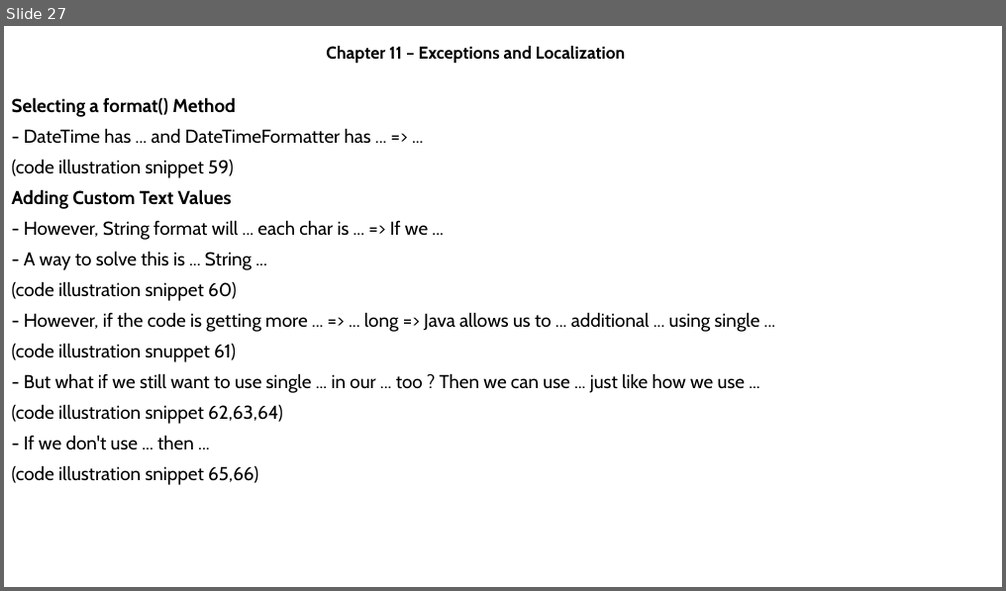
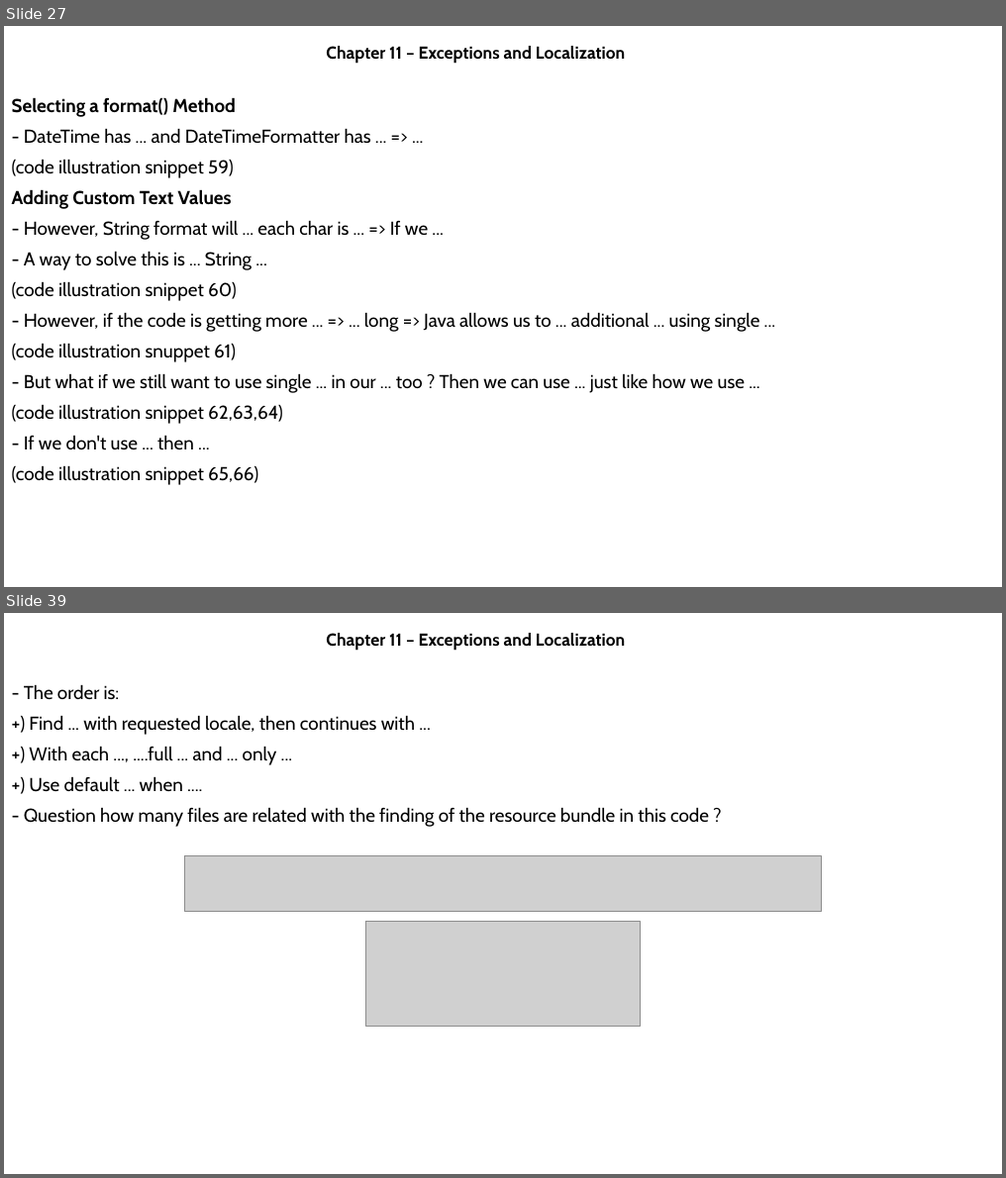
Before and after one commit to MaiDinhVinh/CS-Java, a slide deck: OCP17/Chapter 11 - Exceptions and Localization.pptx. Shown one above the other, each under a label of ours: slide 27 before the commit, slides 27 and 39 after it; the slides between them are not shown. The pictures are 1006x591 and 1006x1178 pixels, drawn with LibreOffice and Linux fonts; fonts in the diff are those of the drawing; grey boxes stand for pictures. Boxes give left, top, right and bottom in pixels: in the first picture for what was removed or moved away, otherwise in the second. Text is boxed around its words. In the diff, an @@ line names an element or a change of style, - is before the commit and + after.

```diff
--- a/OCP17/Chapter 11 - Exceptions and Localization.pptx
+++ b/OCP17/Chapter 11 - Exceptions and Localization.pptx
@@ slide 39 added at (4, 613, 1002, 1174), background #FFFFFF @@
@@ subtitle added at (326, 633, 625, 651), 16.6 pt, text #000000, bold @@
+Chapter 11 – Exceptions and Localization
@@ text added at (24, 684, 709, 827), 18 pt, text #000000 @@
+- The order is:
++) Find ... with requested locale, then continues with ...
++) With each ..., ....full ... and ... only ...
++) Use default ... when ....
+- Question how many files are related with the finding of the resource bundle in this code ?
@@ picture added at (185, 856, 822, 911) @@
@@ picture added at (366, 922, 640, 1026) @@
```
Also in this commit, not shown: 13 other slides added.
